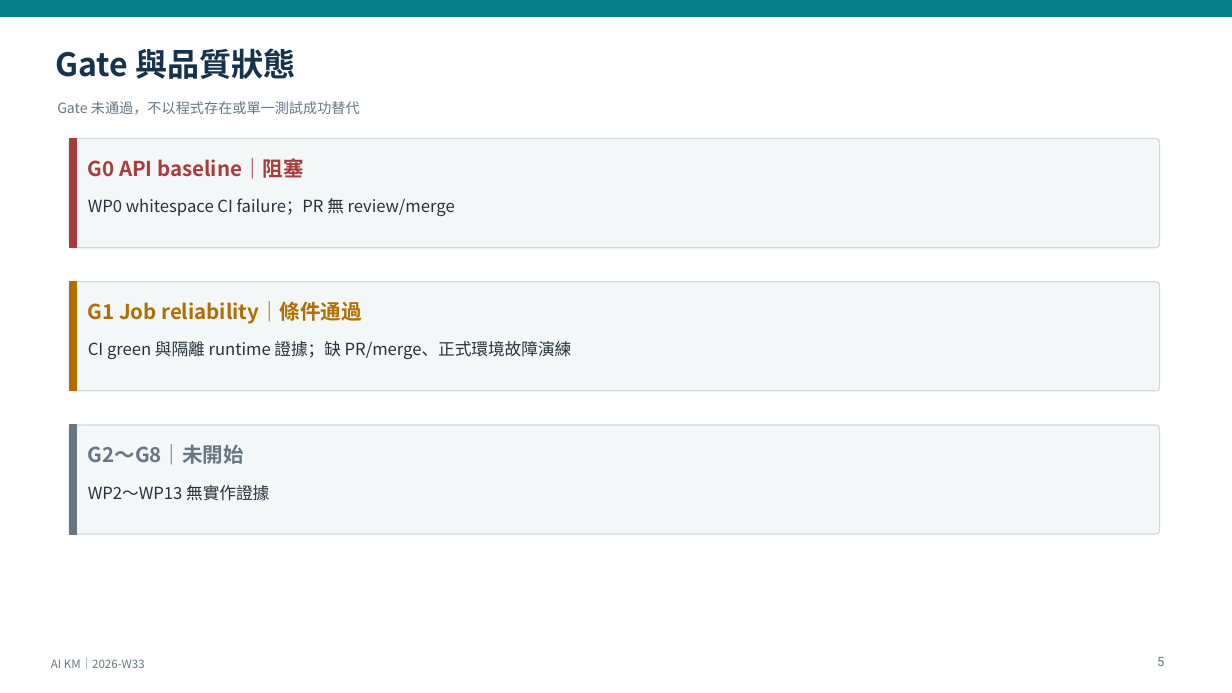
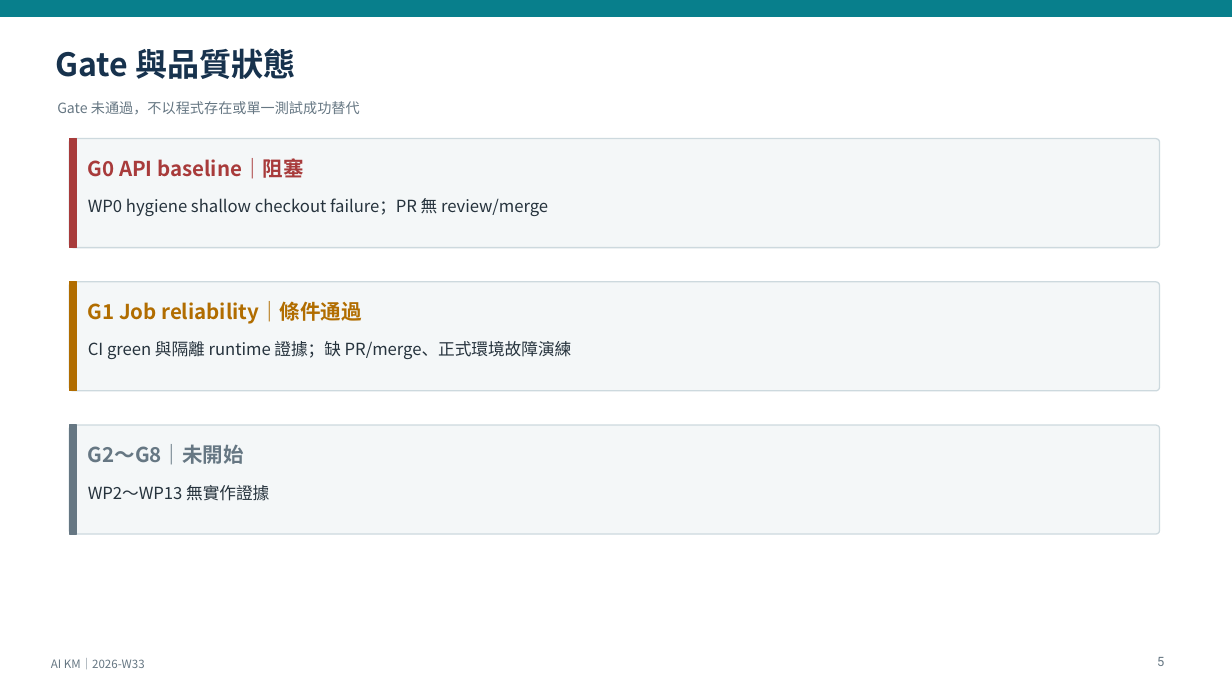
Before and after one commit to kyocarlos/knowledge-base-agent-source, a slide deck: slide 5 of docs/km-modernization/progress/presentations/AI-KM-Weekly-2026-W33.pptx. Drawn at 1232x693 pixels with LibreOffice and Linux fonts; fonts in the diff are those of the drawing. Boxes give left, top, right and bottom in pixels: in the first picture for what was removed or moved away, otherwise in the second. Text is boxed around its words. In the diff, an @@ line names an element or a change of style, - is before the commit and + after.

```diff
--- a/docs/km-modernization/progress/presentations/AI-KM-Weekly-2026-W33.pptx
+++ b/docs/km-modernization/progress/presentations/AI-KM-Weekly-2026-W33.pptx
@@ text at [88,198,548,216]: text changed @@
-WP0 whitespace CI failure；PR 無 review/merge
+WP0 hygiene shallow checkout failure；PR 無 review/merge
```
Also in this commit, not shown: 6 other slides changed, 12 other files.
